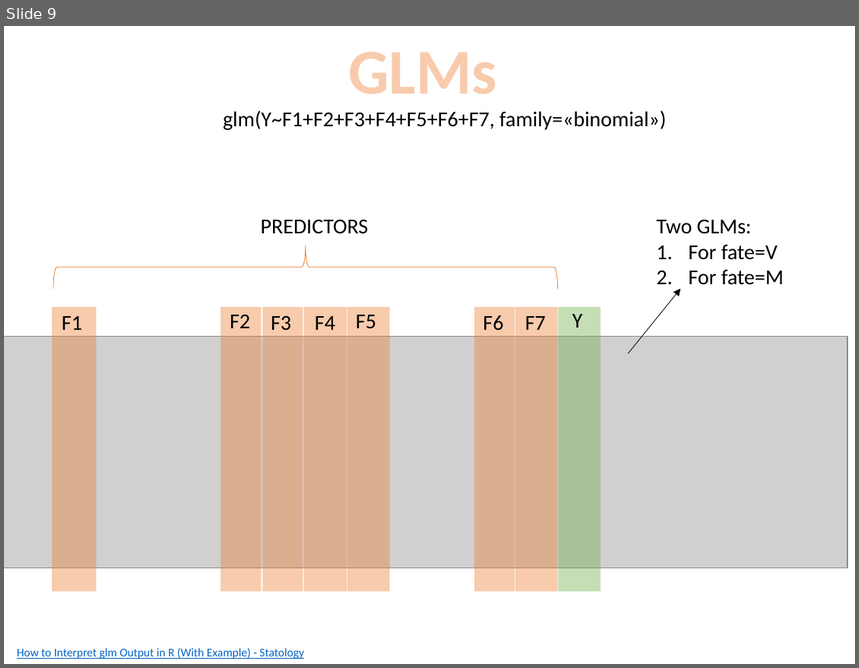
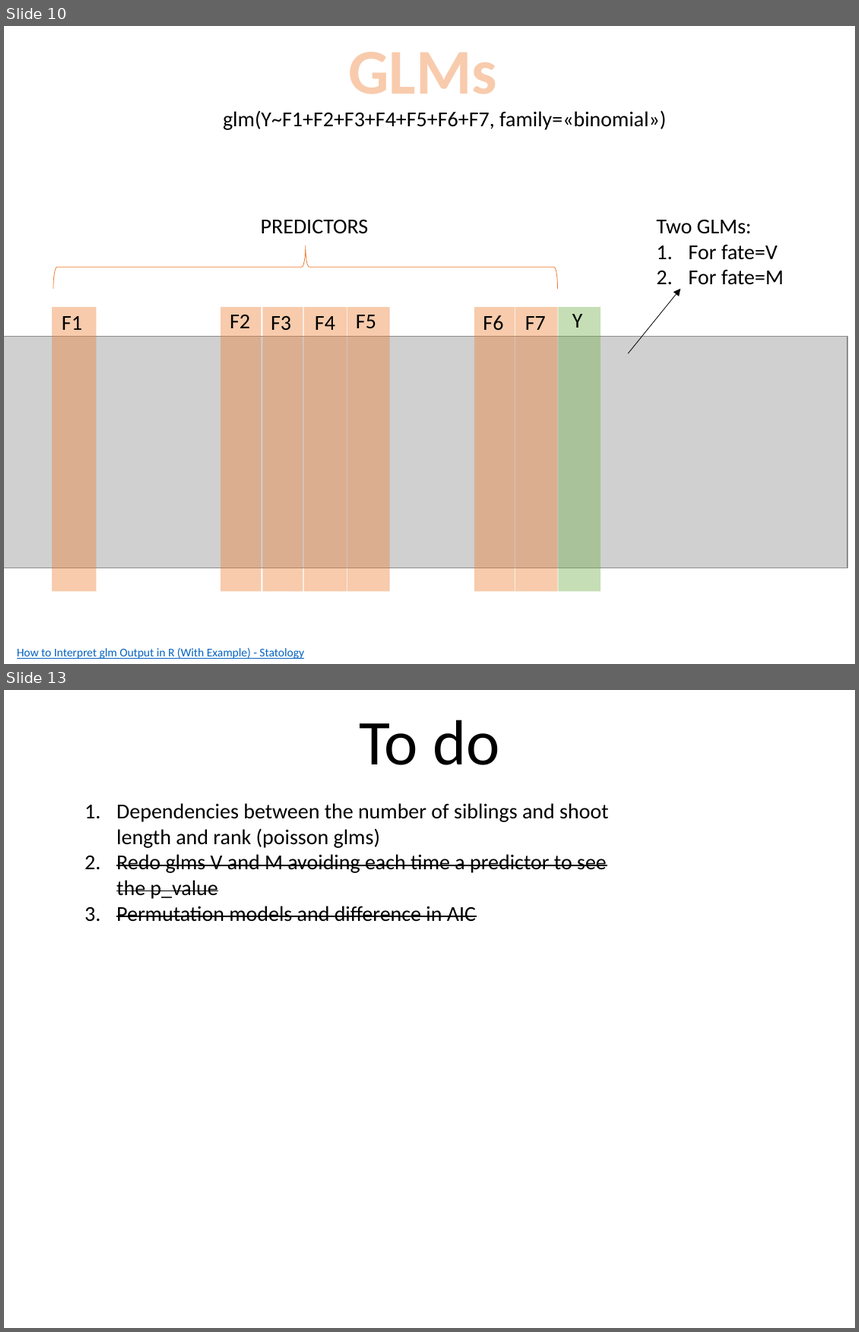
Before and after one commit to Corilana/L-HAZELNUT, a slide deck: Procedures_coding_hazelnut_architecture.pptx. Shown one above the other, each under a label of ours: slide 9 before the commit, slides 10 and 13 after it; the slides between them are not shown. The pictures are 859x668 and 859x1332 pixels, drawn with LibreOffice and Linux fonts; fonts in the diff are those of the drawing; grey boxes stand for pictures. Boxes give left, top, right and bottom in pixels: in the first picture for what was removed or moved away, otherwise in the second. Text is boxed around its words. In the diff, an @@ line names an element or a change of style, - is before the commit and + after.

Commit message:
permutation AIC diff and more glms

```diff
--- a/Procedures_coding_hazelnut_architecture.pptx
+++ b/Procedures_coding_hazelnut_architecture.pptx
@@ slide 13 added at bbox=[4, 690, 855, 1328], background #FFFFFF @@
@@ text added at bbox=[359, 720, 500, 765], 54 pt, text #000000 @@
+To do
@@ text added at bbox=[116, 803, 608, 922], 18 pt, text #000000, strikethrough @@
+1. Dependencies between the number of siblings and shoot length and rank (poisson glms)
+2. Redo glms V and M avoiding each time a predictor to see the p_value
+3. Permutation models and difference in AIC
@@ what was slide 9 is now slide 10 @@
```
Also in this commit, not shown: 1 slide changed, 28 other slides added, 2 slides removed, 1 other file.
